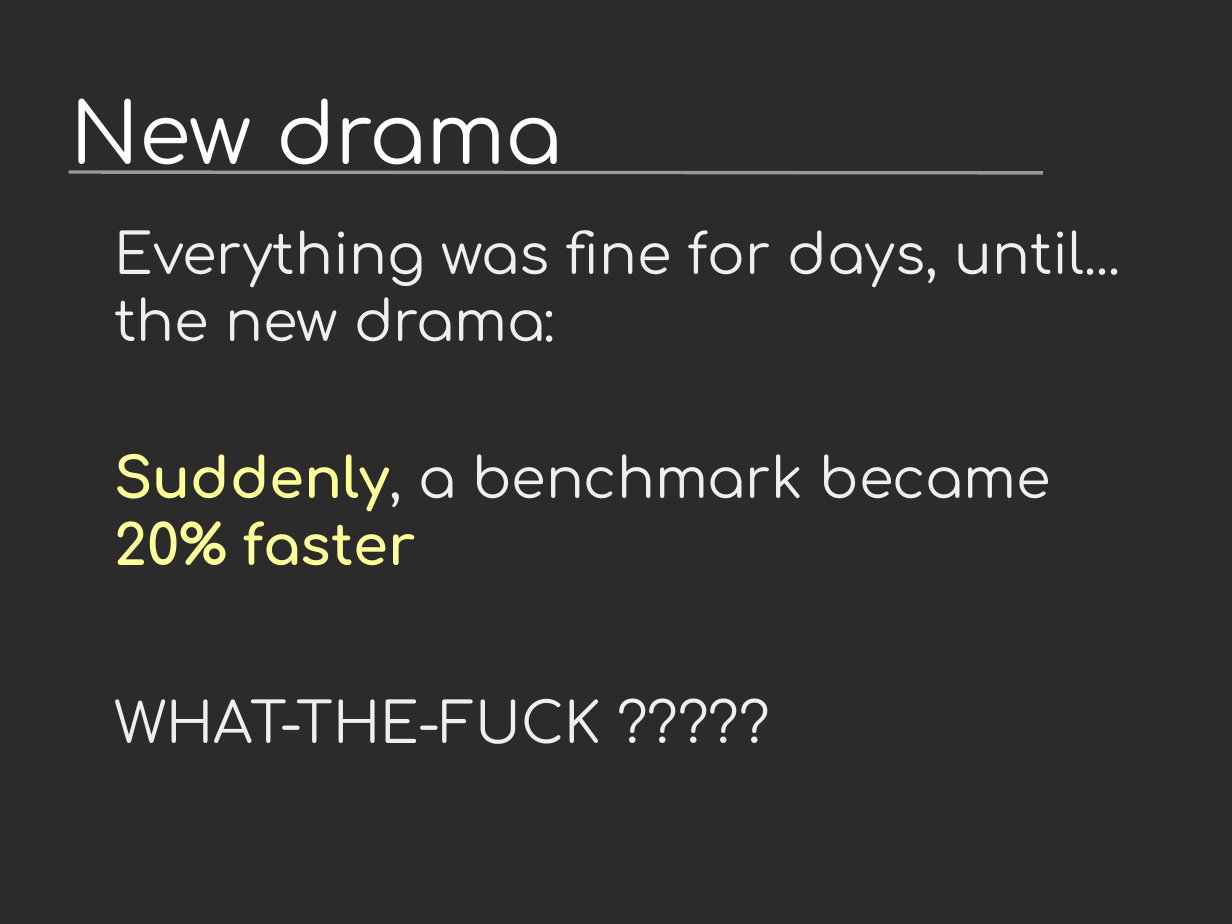
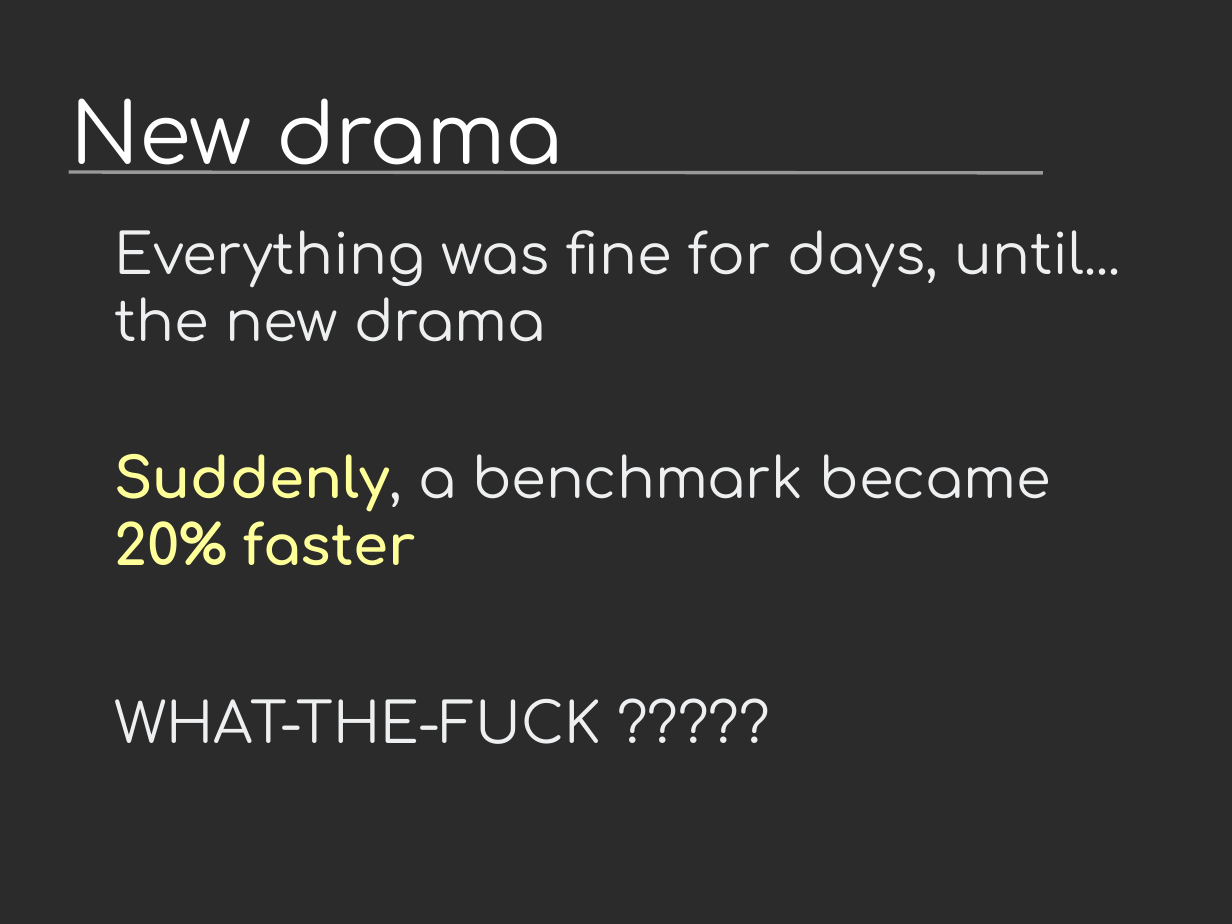
Before and after one commit to vstinner/talks, a slide deck: slide 19 of 2017-FOSDEM-Brussels/howto_run_stable_benchmarks.odp. Drawn at 1232x924 pixels with LibreOffice and Linux fonts; fonts in the diff are those of the drawing; background and template pictures are left out; a plain dark background stands for a picture behind light text. Boxes give left, top, right and bottom in pixels: in the first picture for what was removed or moved away, otherwise in the second. Text is boxed around its words. In the diff, an @@ line names an element or a change of style, - is before the commit and + after.

```diff
--- a/2017-FOSDEM-Brussels/howto_run_stable_benchmarks.odp
+++ b/2017-FOSDEM-Brussels/howto_run_stable_benchmarks.odp
@@ text at [114,230,1121,342]: text changed @@
-Everything was fine for days, until... the new drama:
+Everything was fine for days, until... the new drama
```
Also in this commit, not shown: 3 other slides changed, 1 other file.
